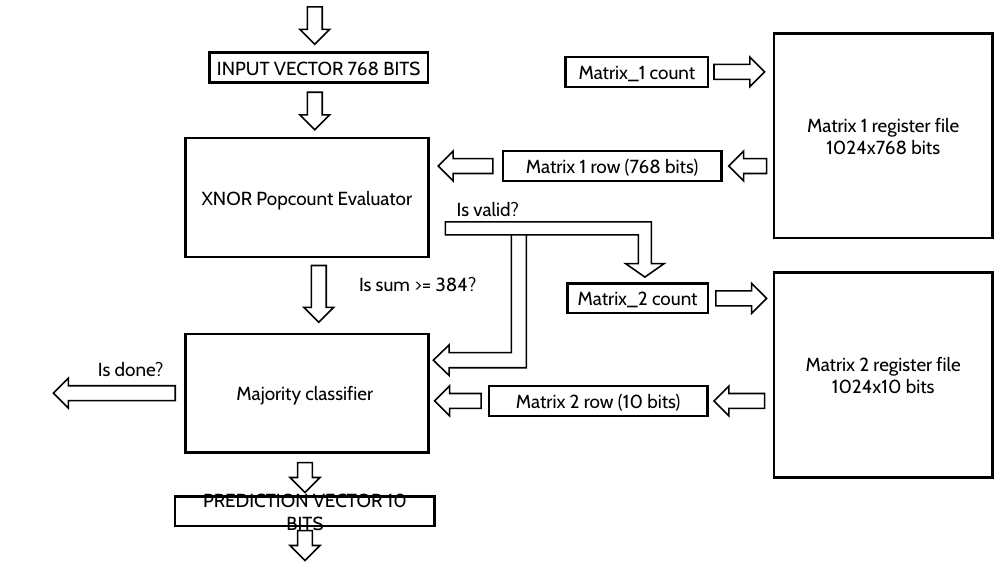
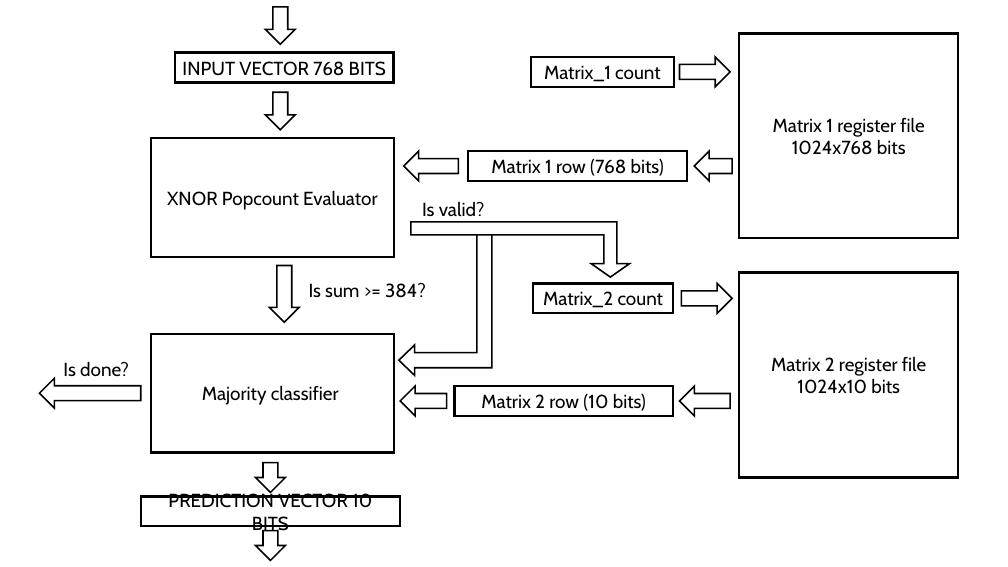
Before and after one commit to djosh34/ee4690_lab_2, a slide deck: slide 1 of Report/overview.pptx. Drawn at 1008x567 pixels with LibreOffice and Linux fonts; fonts in the diff are those of the drawing. Boxes give left, top, right and bottom in pixels: in the first picture for what was removed or moved away, otherwise in the second. Text is boxed around its words. In the diff, an @@ line names an element or a change of style, - is before the commit and + after.

```diff
--- a/Report/overview.pptx
+++ b/Report/overview.pptx
@@ text "Is sum >= 384?": place and size @@
-text "Is sum >= 384?" at (359, 277, 477, 292)
+text "Is sum >= 384?" at (309, 283, 426, 298)
@@ right arrow: place and size @@
-right arrow at (54, 378, 175, 408)
+right arrow at (39, 378, 141, 408)
@@ 11 right arrows, 10 rectangles, 2 texts, 2 bent up arrows: place and size @@
-11 right arrows, 10 rectangles, 2 texts, 2 bent up arrows at (98, 6, 993, 560)
+11 right arrows, 10 rectangles, 2 texts, 2 bent up arrows at (63, 6, 958, 560)
```
Also in this commit, not shown: 6 other files.
